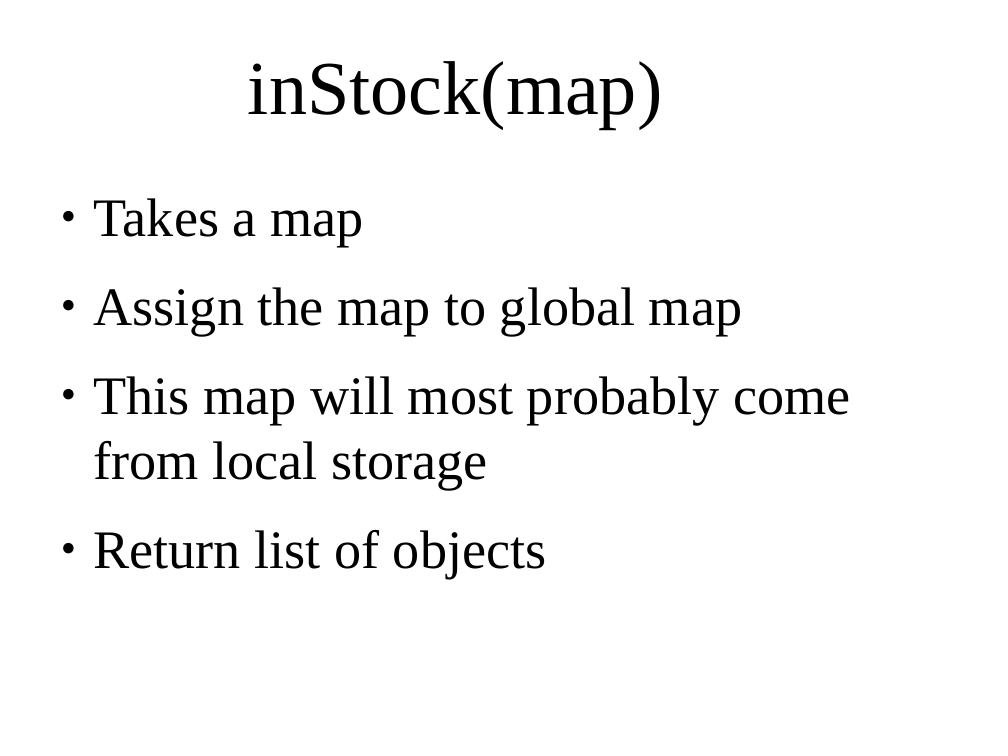
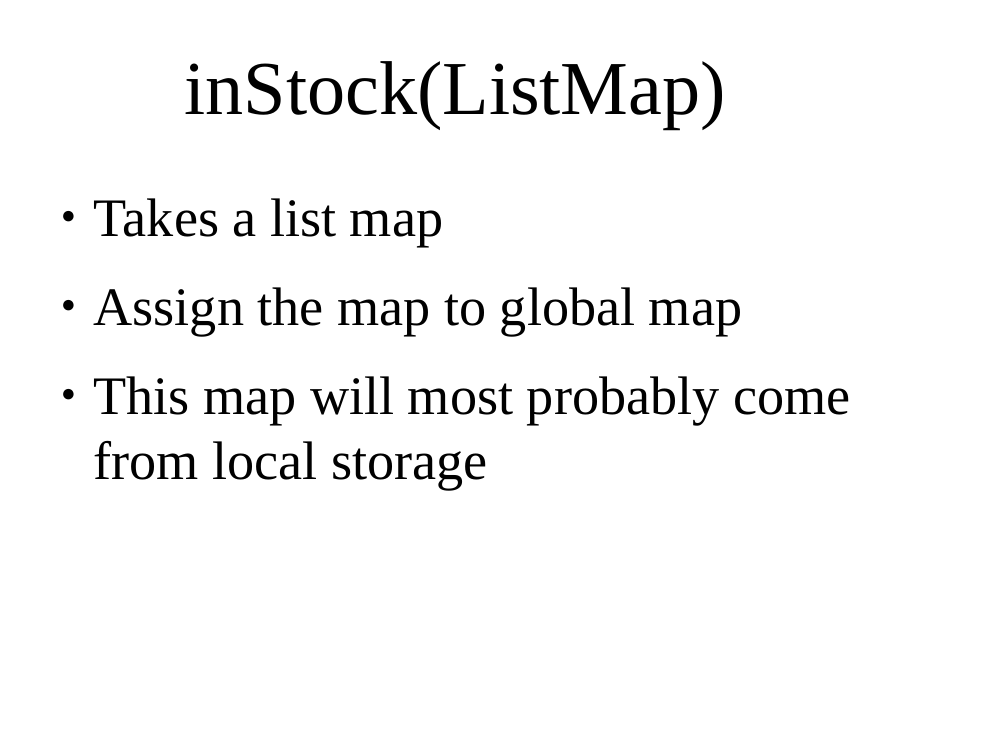
Before and after one commit to TaSiya/shoe, a slide deck: slide 20 of project presentation.odp (slide 19 before the commit). Drawn at 1008x756 pixels with LibreOffice and Linux fonts; fonts in the diff are those of the drawing; background and template pictures are left out. Boxes give left, top, right and bottom in pixels: in the first picture for what was removed or moved away, otherwise in the second. Text is boxed around its words. In the diff, an @@ line names an element or a change of style, - is before the commit and + after.

```diff
--- a/project presentation.odp
+++ b/project presentation.odp
@@ title at <box>184,61,725,129</box>: text changed @@
-inStock(map)
+inStock(ListMap)
@@ text at <box>94,198,443,246</box>: text changed @@
-● Takes a map
+● Takes a list map
@@ text at <box>94,530,546,578</box>: paragraph removed @@
-● Return list of objects
```
Also in this commit, not shown: 2 other slides changed, 2 slides added, 3 other files.
